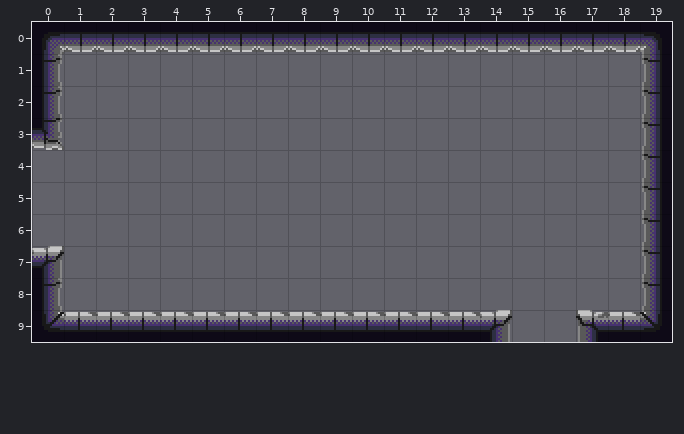
One commit to this Tiled map: Assets/maps/HubRooms/2 - Lower Class Rooms/Pantry probably.tmx. The picture above was drawn from the file before the commit.
Cells are 16x16 px. Shown: x 0..19, y 0..9.
The result:
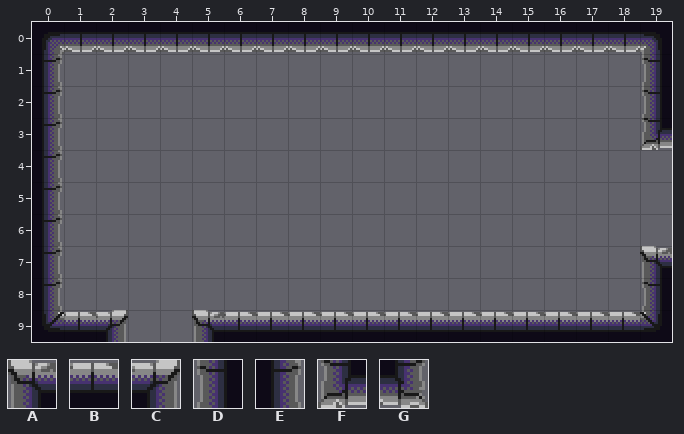
Key: from "jail_block": A 0, B 1, C 2, D 8, E 10, F 16, G 18.
_ is an empty cell.
Diff:
Layer "ground":
Tile B gives way to tile A in row 9 at x 5.
Tile D gives way to tile A in row 7 at x 19.
Tile A gives way to tile B in row 9 at x 17.
Tile C gives way to tile B in row 9 at x 14.
The edit adds tile B in row 9 at x 15 to 16.
Tile B gives way to tile C in row 9 at x 2.
Tile C gives way to tile E in row 7 at x 0.
Tile G gives way to tile E in row 3 at x 0.
The edit adds tile E in rows 4 to 6 at x 0.
Tile D gives way to tile F in row 3 at x 19.
The author cleared tile B in row 9 at x 3 to 4.
The author cleared tile D in rows 4 to 6 at x 19.
